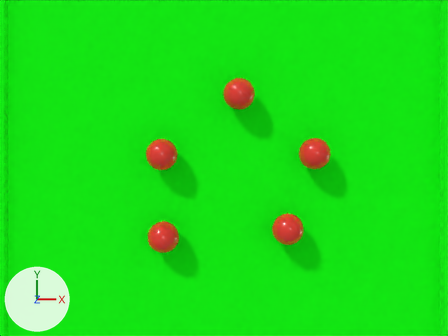
An edit to the Blender file source/docs/billiard.blend, drawn before and after from the same camera.
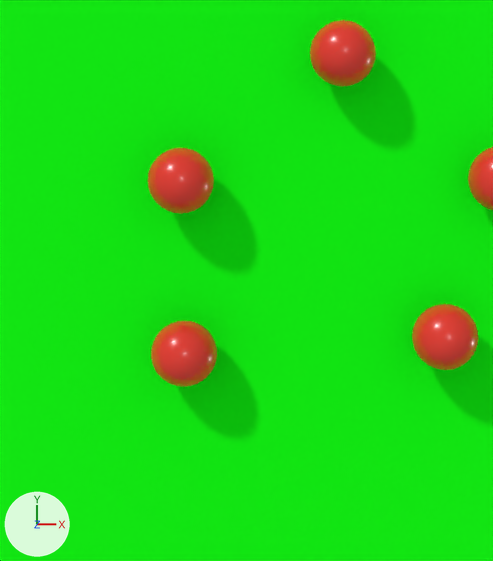
Each version appears first from the file's camera 'Camera', and next in a close-up on the part from 17% to 69% of the width and 20% to 100% of the height. The lights are fixed; the arrows at lower left show +X, +Y and +Z.

Names of what the first close-up shows: 'Ball', 'Ball.001', 'Ball.002', 'Ball.003', 'Ball.004', 'Cube'.
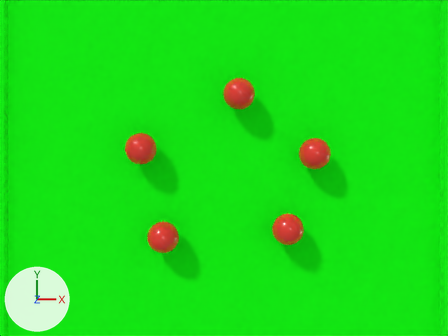
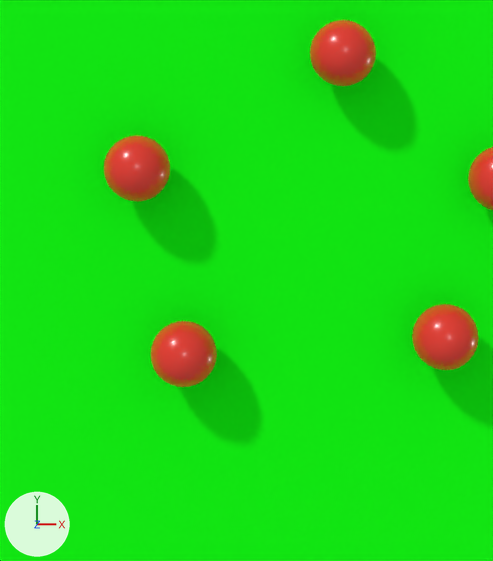
Scene script edits in JSON lines:
```json
{"op": "set", "path": "ob_ball.location", "old": "(-0.191, -0.218, 0.036)", "new": "(-0.191, -0.218, 0.042)"}
{"op": "set", "path": "ob_ball_001.location", "old": "(0.201, -0.193, 0.039)", "new": "(0.201, -0.193, 0.041)"}
{"op": "set", "path": "ob_ball_002.location", "old": "(0.047, 0.234, 0.04)", "new": "(0.047, 0.234, 0.042)"}
{"op": "set", "path": "ob_ball_004.location", "old": "(-0.196, 0.042, 0.04)", "new": "(-0.262, 0.061, 0.043)"}
```

Changed parts and their boxes (x1, y1, x2, y2) in the close-ups (493 x 561 px):
```json
{"object": "Ball.004", "change": "moved", "before": [148, 148, 214, 214], "after": [104, 135, 170, 202]}
{"object": "Ball", "change": "moved", "before": [151, 321, 217, 387], "after": [151, 321, 217, 387]}
{"object": "Ball.001", "change": "moved", "before": [412, 304, 478, 370], "after": [412, 304, 479, 370]}
{"object": "Ball.002", "change": "moved", "before": [310, 20, 376, 86], "after": [310, 20, 376, 86]}
```
